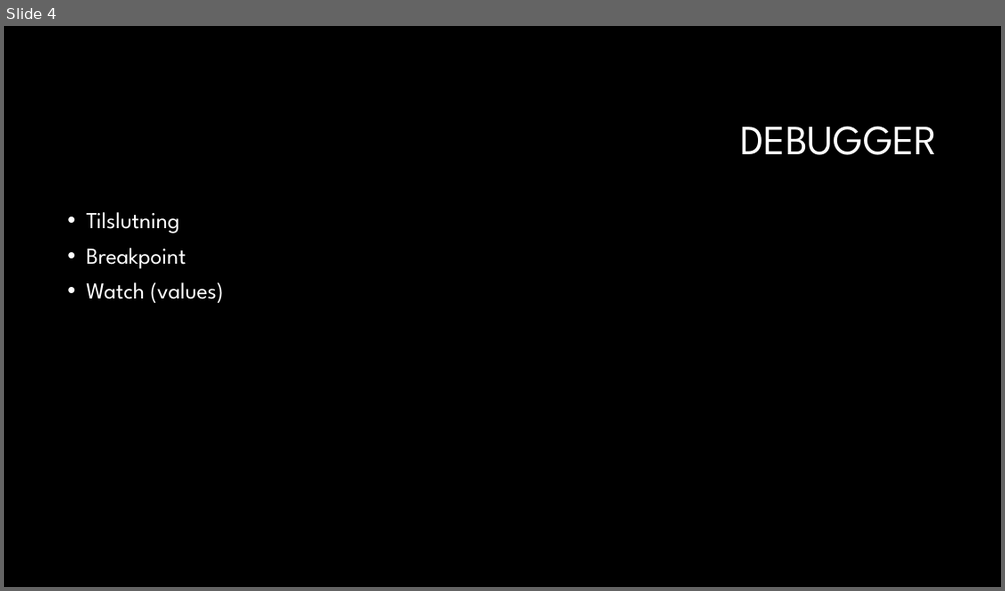
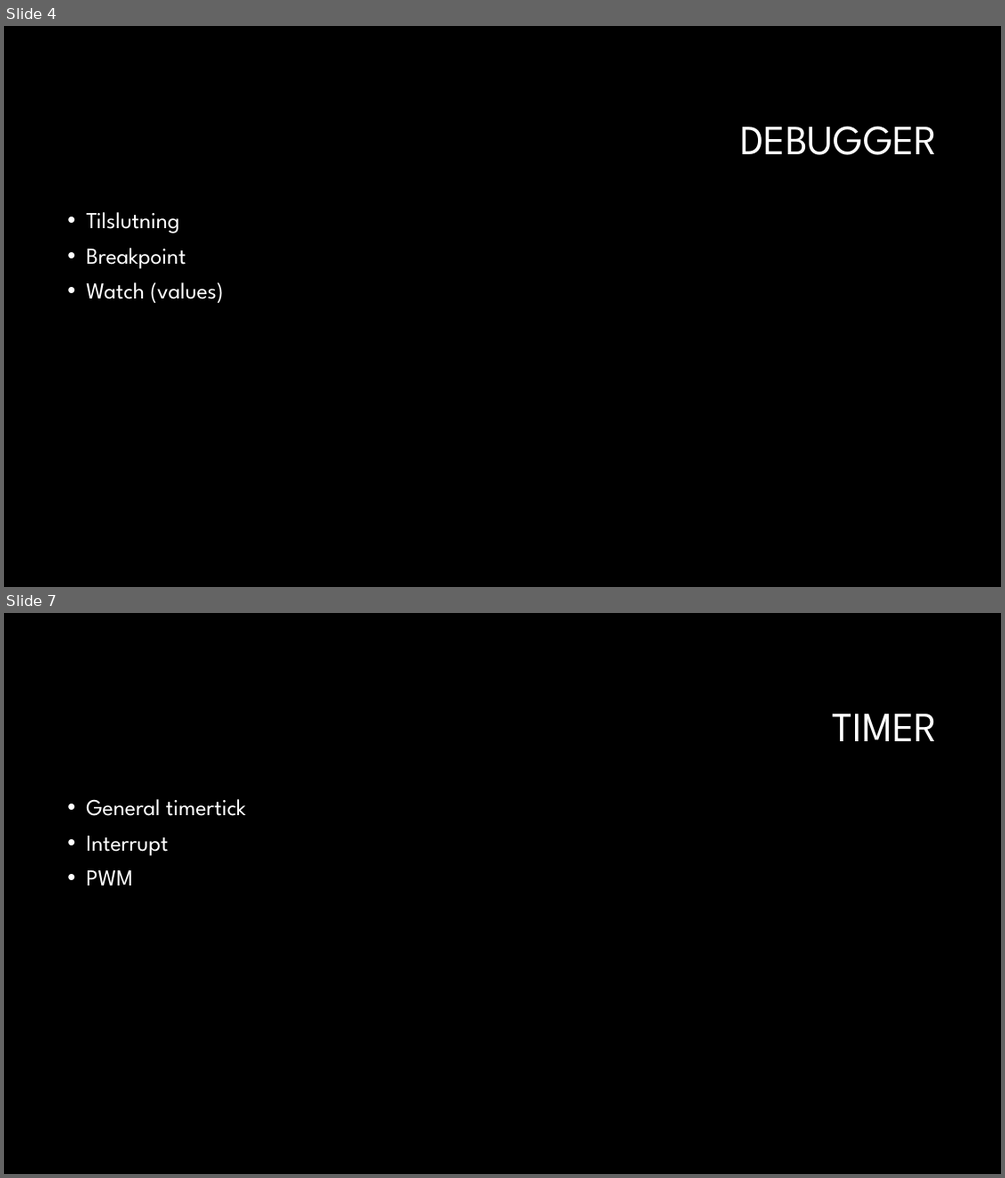
Before and after one commit to gert-lauritsen/STM32-Intro, a slide deck: STM32 Intro.pptx. Shown one above the other, each under a label of ours: slide 4 before the commit, slides 4 and 7 after it; the slides between them are not shown. The pictures are 1005x591 and 1005x1178 pixels, drawn with LibreOffice and Linux fonts; fonts in the diff are those of the drawing; background and template pictures are left out. Boxes give left, top, right and bottom in pixels: in the first picture for what was removed or moved away, otherwise in the second. Text is boxed around its words. In the diff, an @@ line names an element or a change of style, - is before the commit and + after.

```diff
--- a/STM32 Intro.pptx
+++ b/STM32 Intro.pptx
@@ slide 7 added at bbox=[4, 613, 1001, 1174], background #000000 @@
@@ title added at bbox=[833, 714, 938, 741], 40 pt, text #FFFFFF @@
+TIMER
@@ text added at bbox=[86, 799, 246, 885], 22 pt, text #FFFFFF @@
+• General timertick
+• Interrupt
+• PWM
```
Also in this commit, not shown: 1 slide changed, 4 other slides added, 5 slides removed.
